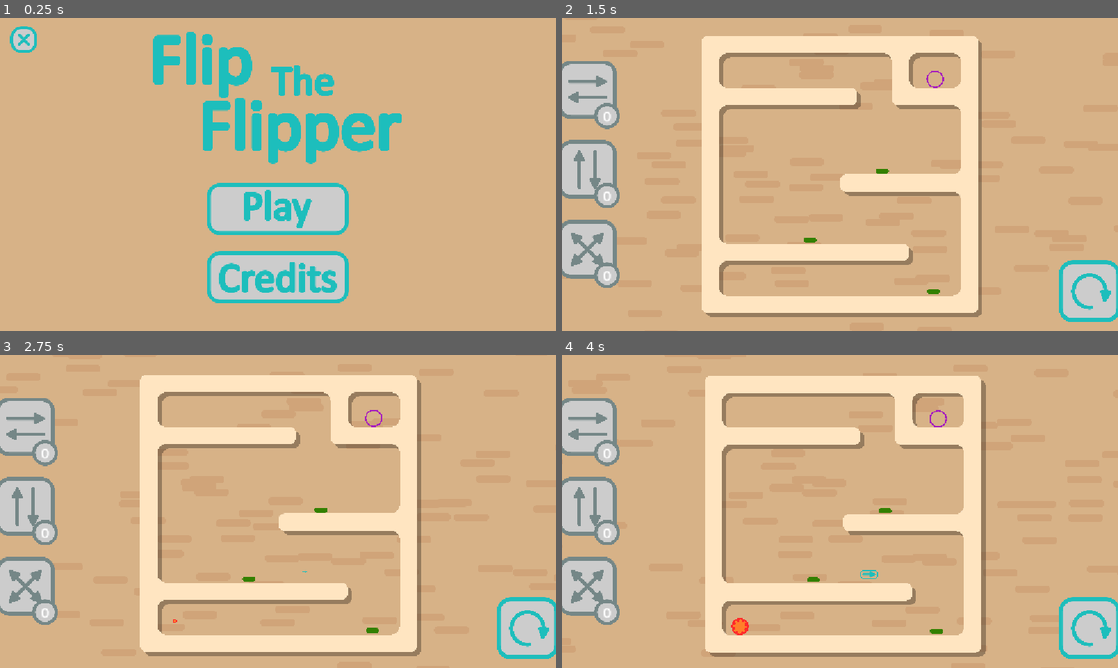
Above: before the commit, frames 1-4 (two rows, left to right).
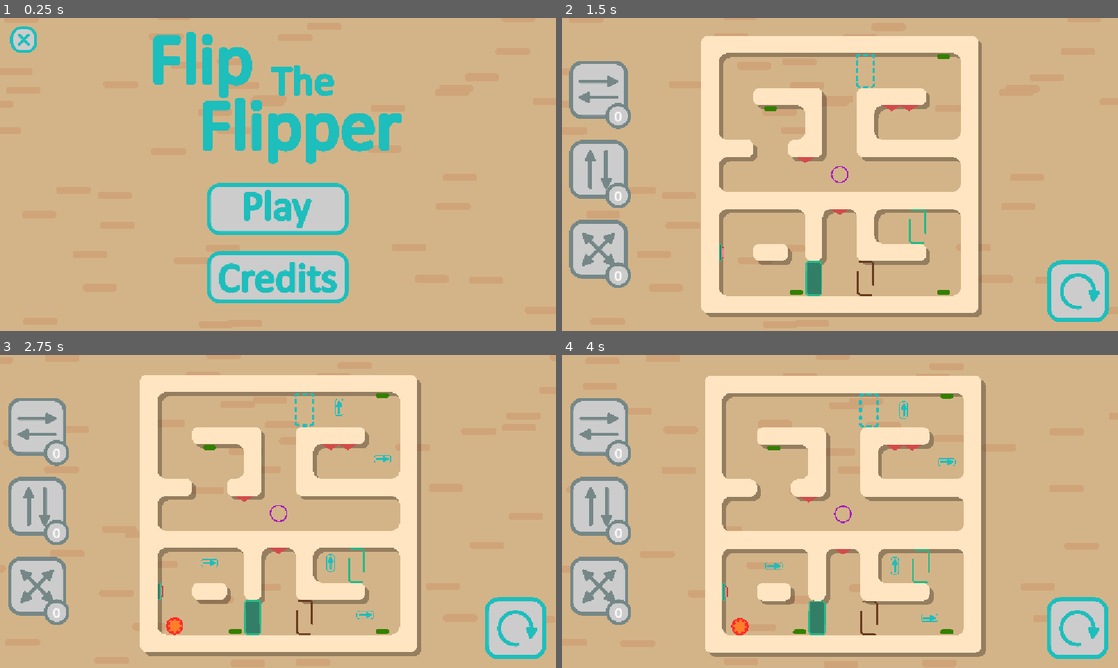
Above: after the commit, the same moments.

Repository: yannis300307/FTF
Game: Godot game, scene res://scenes/main.tscn
Two runs of this game, one before a commit and one after it. Both use one fixed random seed, a clock stepped at 60 frames per second and the inputs below.
Inputs (mouse positions are in pixels of both pictures, inside the frame that each line leads up to; where the layout moved, square brackets give the same spot in the first picture):
- Up to frame 1 (0.25 s): no input
- Up to frame 2 (1.5 s): click (840, 208) at 0.5 s; click (1101, 290) at 1.25 s
- Up to frame 3 (2.75 s): click (517, 627) [528, 627] at 2 s
- Up to frame 4 (4 s): click (1079, 627) [1090, 627] at 2.75 s; move the mouse to (962, 495) at 3.52 s; hold Right (ui_right) from 3.53 s (still down); click (962, 495) at 3.67 s

The runs differ from the first frame. In frame 2, 18% of the frame differs, in the area x 0-100%, y 5-98%; in frame 3, 18%; in frame 4, 18%, in the area x 0-100%, y 12-98%.

Commit message:
Fix restart and particle flashing

Diff:
--- a/project.godot
+++ b/project.godot
@@ -8,21 +8,24 @@
 
 config_version=5
 
+[animation]
+
+compatibility/default_parent_skeleton_in_mesh_instance_3d=true
+
 [application]
 
 config/name="Gam Jam avril"
 run/main_scene="uid://swrf0wutqabg"
-config/features=PackedStringArray("4.4", "GL Compatibility")
+config/features=PackedStringArray("4.6", "GL Compatibility")
 config/icon="res://icon.svg"
 
 [autoload]
 
 Autoload="*res://autoload.gd"
-Shaker="*res://addons/shaker/src/Shaker.gd"
+Shaker="*uid://cxkw2hpbomqp"
 
 [display]
 
-window/size/mode=3
 window/stretch/mode="canvas_items"
 
 [editor_plugins]
@@ -34,4 +37,4 @@
 renderer/rendering_method="gl_compatibility"
 renderer/rendering_method.mobile="gl_compatibility"
 textures/vram_compression/import_etc2_astc=true
-environment/defaults/default_clear_color=Color(0.841711, 0.697107, 0.527487, 1)
+environment/defaults/default_clear_color=Color(0.8265288, 0.7057868, 0.53231543, 1)
--- a/scenes/level.gd
+++ b/scenes/level.gd
@@ -14,6 +14,7 @@
 
 func reset(): # called by main
 	reset_items()
+	$level_end.finished = false;
 	x_reversed = false
 	y_reversed = false
 	await flip_center(false, false)
--- a/scenes/main.gd
+++ b/scenes/main.gd
@@ -29,6 +29,9 @@
 		current_level += 1
 	if restart:
 		current_level = -1
+		%player.in_transition = true
+		for level in levels:
+			level.get_node("centering").reset()
 		Autoload.current_level = null
 		$UI.visible = false
 		$bg_particles.global_position = $menu.global_position
@@ -49,9 +52,12 @@
 		#$camera.global_position = levels[current_level].global_position
 		Autoload.update_level_transition.emit(true)
 		Autoload.current_level = levels[current_level]
-		$pre_emitter.global_position = levels[current_level].global_position
-		$pre_emitter.restart()
-		$pre_emitter.emitting = true
+		#$pre_emitter.global_position = levels[current_level].global_position
+		#$pre_emitter.restart()
+		#$pre_emitter.emitting = true
+
+		$bg_particles.global_position = levels[current_level].global_position
+		$bg_particles.restart(true)
 
 		var tween = get_tree().create_tween().set_trans(Tween.TRANS_QUART)
 		tween.tween_property($camera, "global_position", levels[current_level].global_position, 0.0 if instant else 1.0).set_ease(Tween.EASE_IN_OUT)
@@ -60,11 +66,9 @@
 		Autoload.reset_level.emit()
 		Autoload.update_level_transition.emit(false)
 
-		$bg_particles.global_position = levels[current_level].global_position
-
 		await get_tree().create_timer(20).timeout
 
-		$pre_emitter.emitting = false
+		#$pre_emitter.emitting = false
 
 func reset():
 	await Autoload.current_level.get_node("centering").reset()
--- a/scenes/main.tscn
+++ b/scenes/main.tscn
@@ -45,108 +45,97 @@
 
 [sub_resource type="Resource" id="Resource_yc10j"]
 script = ExtResource("13_muem4")
-frequency = Vector2(1, 1)
-phase = Vector2(1, 1)
-amplitude = Vector2(1, 1)
-offset = Vector2(0, 0)
-BlendingMode = 0
-fade_in = 0.0
-fade_out = 0.0
-start_percent = 0.0
-end_percent = 1.0
-_temp_graph = false
-bake_internal = 64
 metadata/_custom_type_script = "uid://c2088o57le07c"
 
 [sub_resource type="Resource" id="Resource_pm3ni"]
 script = ExtResource("16_gqmmt")
 PositionShake = Array[ExtResource("12_jbj1t")]([SubResource("Resource_yc10j")])
-RotationShake = Array[ExtResource("14_dp3eg")]([])
-ScaleShake = Array[ExtResource("12_jbj1t")]([])
 bake_internal = 96
 __follow_timeline = true
 metadata/_custom_type_script = "uid://5qk6srlohoxq"
 
-[node name="main" type="Node2D" node_paths=PackedStringArray("levels")]
+[node name="main" type="Node2D" unique_id=468561031 node_paths=PackedStringArray("levels")]
 script = ExtResource("1_tbgi4")
 levels = [NodePath("level"), NodePath("level2"), NodePath("level3"), NodePath("level4"), NodePath("level5"), NodePath("level6"), NodePath("level7")]
+start_level = 6
 
-[node name="bg_particles" type="GPUParticles2D" parent="."]
+[node name="bg_particles" type="GPUParticles2D" parent="." unique_id=817483718]
 amount = 100
 texture = ExtResource("2_tipki")
-lifetime = 20.0
+lifetime = 42.0
+preprocess = 42.0
 process_material = SubResource("ParticleProcessMaterial_85g3d")
 
-[node name="pre_emitter" type="GPUParticles2D" parent="."]
+[node name="pre_emitter" type="GPUParticles2D" parent="." unique_id=901192985]
 emitting = false
 amount = 100
 texture = ExtResource("2_tipki")
-lifetime = 20.0
+lifetime = 42.0
 one_shot = true
 explosiveness = 1.0
 process_material = SubResource("ParticleProcessMaterial_tipki")
 
-[node name="level" parent="." instance=ExtResource("1_jyhfs")]
+[node name="level" parent="." unique_id=1417694303 instance=ExtResource("1_jyhfs")]
 position = Vector2(16, -40)
 
-[node name="level2" parent="." instance=ExtResource("2_tbgi4")]
+[node name="level2" parent="." unique_id=1206918639 instance=ExtResource("2_tbgi4")]
 position = Vector2(4320, -2784)
 
-[node name="level3" parent="." instance=ExtResource("15_gqmmt")]
+[node name="level3" parent="." unique_id=1033283848 instance=ExtResource("15_gqmmt")]
 position = Vector2(1784, -7072)
 
-[node name="level4" parent="." instance=ExtResource("4_tefeu")]
+[node name="level4" parent="." unique_id=704336345 instance=ExtResource("4_tefeu")]
 position = Vector2(-3072, -7136)
 
-[node name="level5" parent="." instance=ExtResource("17_yc10j")]
+[node name="level5" parent="." unique_id=1588587755 instance=ExtResource("17_yc10j")]
 position = Vector2(-6592, -3672)
 
-[node name="level6" parent="." instance=ExtResource("9_gqmmt")]
+[node name="level6" parent="." unique_id=1153926943 instance=ExtResource("9_gqmmt")]
 position = Vector2(-7632, 824)
 
-[node name="level7" parent="." instance=ExtResource("9_jscy8")]
+[node name="level7" parent="." unique_id=763234112 instance=ExtResource("9_jscy8")]
 position = Vector2(-6408, 4816)
 
-[node name="level8" parent="." instance=ExtResource("17_muem4")]
+[node name="level8" parent="." unique_id=491082495 instance=ExtResource("17_muem4")]
 position = Vector2(-2880, 8448)
 
-[node name="player" parent="." instance=ExtResource("5_85g3d")]
+[node name="player" parent="." unique_id=1568748564 instance=ExtResource("5_85g3d")]
 unique_name_in_owner = true
 position = Vector2(-1985, 4461)
 
-[node name="UI" type="CanvasLayer" parent="."]
+[node name="UI" type="CanvasLayer" parent="." unique_id=1401350368]
 
-[node name="UI" parent="UI" instance=ExtResource("1_tefeu")]
+[node name="UI" parent="UI" unique_id=422663651 instance=ExtResource("1_tefeu")]
 unique_name_in_owner = true
 mouse_filter = 1
 
-[node name="menu" parent="." instance=ExtResource("10_muem4")]
+[node name="menu" parent="." unique_id=1898056367 instance=ExtResource("10_muem4")]
 offset_left = 3265.0
 offset_top = 4511.0
 offset_right = 3265.0
 offset_bottom = 4511.0
 pivot_offset = Vector2(576, 324)
 
-[node name="game_end" parent="." instance=ExtResource("14_yc10j")]
+[node name="game_end" parent="." unique_id=11143279 instance=ExtResource("14_yc10j")]
 offset_left = 5318.0
 offset_top = 7945.0
 offset_right = 7579.0
 offset_bottom = 9060.0
 
-[node name="music_player" type="AudioStreamPlayer" parent="."]
+[node name="music_player" type="AudioStreamPlayer" parent="." unique_id=1883416618]
 bus = &"music"
 script = ExtResource("9_85g3d")
 
-[node name="level_flip" type="AudioStreamPlayer" parent="."]
+[node name="level_flip" type="AudioStreamPlayer" parent="." unique_id=1468169032]
 stream = ExtResource("10_choun")
 bus = &"sound_design"
 
-[node name="camera" type="Camera2D" parent="."]
+[node name="camera" type="Camera2D" parent="." unique_id=619264721]
 position = Vector2(84.4293, 98.9284)
 rotation = 16.8864
 zoom = Vector2(0.28, 0.28)
 
-[node name="cam_shaker" type="Node2D" parent="." node_paths=PackedStringArray("Targets")]
+[node name="cam_shaker" type="Node2D" parent="." unique_id=1690153765 node_paths=PackedStringArray("Targets")]
 script = ExtResource("11_ya4ey")
 custom_target = true
 Targets = [NodePath("../camera")]
--- a/scenes/ui.gd
+++ b/scenes/ui.gd
@@ -52,19 +52,26 @@
 	Autoload.game_end.connect(game_end)
 
 func game_end():
+	if $transition_animation.is_playing():
+		await $transition_animation.animation_finished
 	$transition_animation.play("hide_ui")
 	await $transition_animation.animation_finished
-	visible = false
+	get_parent().visible = false
 
 func _on_retry_pressed() -> void:
 	Autoload.ask_reset.emit()
 
 func reset_with_transition():
+	if $transition_animation.is_playing():
+		await $transition_animation.animation_finished
 	$transition_sound.play()
 	$transition_animation.play("transition")
 	await get_tree().create_timer(0.42).timeout
 	Autoload.reset_level.emit()
 
 func spawn():
+	if $transition_animation.is_playing():
+		await $transition_animation.animation_finished
 	get_parent().visible = true
 	$transition_animation.play("show_ui")
+	await $transition_animation.animation_finished
--- a/scenes/ui.tscn
+++ b/scenes/ui.tscn
@@ -126,7 +126,7 @@
 tracks/0/interp = 2
 tracks/0/loop_wrap = true
 tracks/0/keys = {
-"times": PackedFloat32Array(0, 0.533333, 0.966667),
+"times": PackedFloat32Array(0, 0.533333, 1),
 "transitions": PackedFloat32Array(2, 0.6, 1),
 "update": 0,
 "values": [Vector2(-144.615, 0), Vector2(-87.4804, 0), Vector2(16, 0)]
@@ -138,7 +138,7 @@
 tracks/1/interp = 2
 tracks/1/loop_wrap = true
 tracks/1/keys = {
-"times": PackedFloat32Array(0, 0.533333, 0.966667),
+"times": PackedFloat32Array(0, 0.533333, 1),
 "transitions": PackedFloat32Array(2, 0.6, 1),
 "update": 0,
 "values": [Vector2(1170.69, 501.75), Vector2(1111.39, 501.75), Vector2(1004, 501.75)]
@@ -168,7 +168,7 @@
 &"transition": SubResource("Animation_wm3ai")
 }
 
-[node name="UI" type="Control"]
+[node name="UI" type="Control" unique_id=1189673301]
 layout_mode = 3
 anchors_preset = 15
 anchor_right = 1.0
@@ -177,16 +177,16 @@
 grow_vertical = 2
 script = ExtResource("1_gdt2y")
 
-[node name="retry" type="TextureButton" parent="."]
+[node name="retry" type="TextureButton" parent="." unique_id=1415657241]
 layout_mode = 1
 anchors_preset = 3
 anchor_left = 1.0
 anchor_top = 1.0
 anchor_right = 1.0
 anchor_bottom = 1.0
-offset_left = 18.6899
+offset_left = -148.0
 offset_top = -146.25
-offset_right = 146.69
+offset_right = -20.000244
 offset_bottom = -18.25
 grow_horizontal = 0
 grow_vertical = 0
@@ -195,21 +195,21 @@
 ignore_texture_size = true
 stretch_mode = 0
 
-[node name="reverse_btns" type="VBoxContainer" parent="."]
+[node name="reverse_btns" type="VBoxContainer" parent="." unique_id=214231656]
 layout_mode = 1
 anchors_preset = 9
 anchor_bottom = 1.0
-offset_left = -144.615
-offset_right = -16.615
+offset_left = 16.0
+offset_right = 144.0
 grow_vertical = 2
 alignment = 1
 
-[node name="rv" type="MarginContainer" parent="reverse_btns"]
+[node name="rv" type="MarginContainer" parent="reverse_btns" unique_id=1148476845]
 layout_mode = 2
 theme_override_constants/margin_top = 10
 theme_override_constants/margin_bottom = 10
 
-[node name="reverse_v" type="TextureButton" parent="reverse_btns/rv"]
+[node name="reverse_v" type="TextureButton" parent="reverse_btns/rv" unique_id=1791510241]
 custom_minimum_size = Vector2(128, 141.25)
 layout_mode = 2
 disabled = true
@@ -218,8 +218,8 @@
 ignore_texture_size = true
 stretch_mode = 0
 
-[node name="reverse_amount" type="Label" parent="reverse_btns/rv/reverse_v"]
-layout_mode = 2
+[node name="reverse_amount" type="Label" parent="reverse_btns/rv/reverse_v" unique_id=403046087]
+layout_mode = 0
 offset_left = 74.0
 offset_top = 93.0
 offset_right = 129.0
@@ -229,17 +229,15 @@
 label_settings = SubResource("LabelSettings_dfyjw")
 horizontal_alignment = 1
 
-[node name="AnimationPlayer" type="AnimationPlayer" parent="reverse_btns/rv/reverse_v"]
-libraries = {
-&"": SubResource("AnimationLibrary_cgfq5")
-}
-
-[node name="rh" type="MarginContainer" parent="reverse_btns"]
+[node name="AnimationPlayer" type="AnimationPlayer" parent="reverse_btns/rv/reverse_v" unique_id=1386608738]
+libraries/ = SubResource("AnimationLibrary_cgfq5")
+
+[node name="rh" type="MarginContainer" parent="reverse_btns" unique_id=1761597483]
 layout_mode = 2
 theme_override_constants/margin_top = 10
 theme_override_constants/margin_bottom = 10
 
-[node name="reverse_h" type="TextureButton" parent="reverse_btns/rh"]
+[node name="reverse_h" type="TextureButton" parent="reverse_btns/rh" unique_id=866494748]
 custom_minimum_size = Vector2(128, 141.25)
 layout_mode = 2
 disabled = true
@@ -248,8 +246,8 @@
 ignore_texture_size = true
 stretch_mode = 0
 
-[node name="reverse_amount" type="Label" parent="reverse_btns/rh/reverse_h"]
-layout_mode = 2
+[node name="reverse_amount" type="Label" parent="reverse_btns/rh/reverse_h" unique_id=1570844242]
+layout_mode = 0
 offset_left = 74.0
 offset_top = 93.0
 offset_right = 129.0
@@ -259,17 +257,15 @@
 label_settings = SubResource("LabelSettings_dfyjw")
 horizontal_alignment = 1
 
-[node name="AnimationPlayer" type="AnimationPlayer" parent="reverse_btns/rh/reverse_h"]
-libraries = {
-&"": SubResource("AnimationLibrary_cgfq5")
-}
-
-[node name="rb" type="MarginContainer" parent="reverse_btns"]
+[node name="AnimationPlayer" type="AnimationPlayer" parent="reverse_btns/rh/reverse_h" unique_id=2147060009]
+libraries/ = SubResource("AnimationLibrary_cgfq5")
+
+[node name="rb" type="MarginContainer" parent="reverse_btns" unique_id=1270036217]
 layout_mode = 2
 theme_override_constants/margin_top = 10
 theme_override_constants/margin_bottom = 10
 
-[node name="reverse_b" type="TextureButton" parent="reverse_btns/rb"]
+[node name="reverse_b" type="TextureButton" parent="reverse_btns/rb" unique_id=834216425]
 custom_minimum_size = Vector2(128, 141.25)
 layout_mode = 2
 disabled = true
@@ -278,8 +274,8 @@
 ignore_texture_size = true
 stretch_mode = 0
 
-[node name="reverse_amount" type="Label" parent="reverse_btns/rb/reverse_b"]
-layout_mode = 2
+[node name="reverse_amount" type="Label" parent="reverse_btns/rb/reverse_b" unique_id=49885620]
+layout_mode = 0
 offset_left = 74.0
 offset_top = 93.0
 offset_right = 129.0
@@ -289,27 +285,23 @@
 label_settings = SubResource("LabelSettings_dfyjw")
 horizontal_alignment = 1
 
-[node name="AnimationPlayer" type="AnimationPlayer" parent="reverse_btns/rb/reverse_b"]
-libraries = {
-&"": SubResource("AnimationLibrary_cgfq5")
-}
-
-[node name="transition" type="ColorRect" parent="."]
+[node name="AnimationPlayer" type="AnimationPlayer" parent="reverse_btns/rb/reverse_b" unique_id=384359143]
+libraries/ = SubResource("AnimationLibrary_cgfq5")
+
+[node name="transition" type="ColorRect" parent="." unique_id=820696919]
 layout_mode = 0
 offset_left = 740.0
 offset_top = -1805.0
-offset_right = 2567.0
+offset_right = 2567.0002
 offset_bottom = -529.0
 rotation = 0.506145
 color = Color(0, 0.203922, 0.254902, 1)
 
-[node name="transition_animation" type="AnimationPlayer" parent="."]
+[node name="transition_animation" type="AnimationPlayer" parent="." unique_id=1002853615]
 root_node = NodePath("../transition")
-libraries = {
-&"": SubResource("AnimationLibrary_p7vwb")
-}
-
-[node name="transition_sound" type="AudioStreamPlayer" parent="."]
+libraries/ = SubResource("AnimationLibrary_p7vwb")
+
+[node name="transition_sound" type="AudioStreamPlayer" parent="." unique_id=604425828]
 stream = ExtResource("10_7dvkv")
 bus = &"sound_design"
 
--- a/scenes/ui/menu.gd
+++ b/scenes/ui/menu.gd
@@ -1,6 +1,4 @@
 extends Control
-
-
 
 func _on_play_pressed() -> void:
 	Autoload.start_game.emit()
Not shown, changed: addons/shaker/assets/Pause.svg.import
Not shown, changed: addons/shaker/assets/Play.svg.import
Not shown, changed: addons/shaker/assets/Shaker.svg.import
Not shown, changed: addons/shaker/assets/Shaker2D.svg.import
Not shown, changed: addons/shaker/assets/Shaker3D.svg.import
Not shown, changed: addons/shaker/assets/ShakerEmitter.svg.import
Not shown, changed: addons/shaker/assets/ShakerEmitter2D.svg.import
Not shown, changed: addons/shaker/assets/ShakerEmitter3D.svg.import
Not shown, changed: addons/shaker/assets/ShakerPreset.svg.import
Not shown, changed: addons/shaker/assets/ShakerPreset2D.svg.import
Not shown, changed: addons/shaker/assets/ShakerPreset3D.svg.import
Not shown, changed: addons/shaker/assets/ShakerReceiver.svg.import
(and 76 more such lines)
